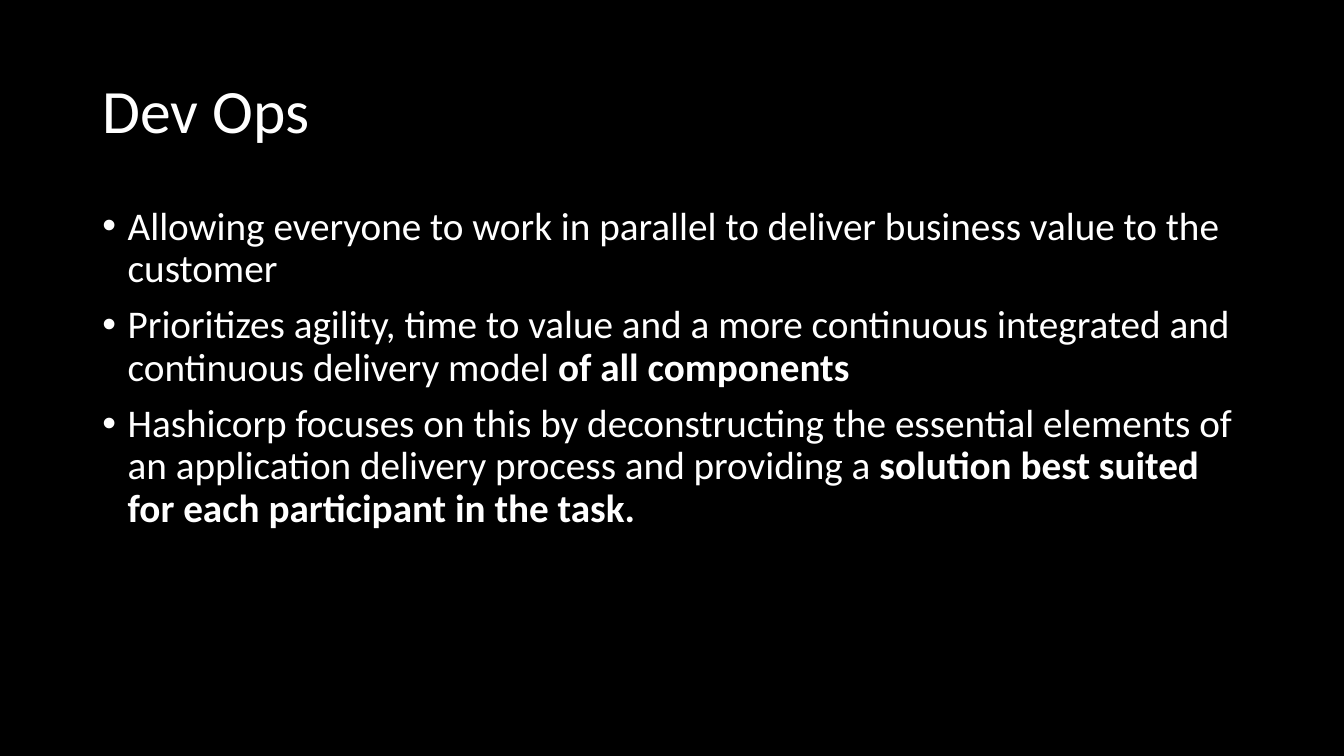
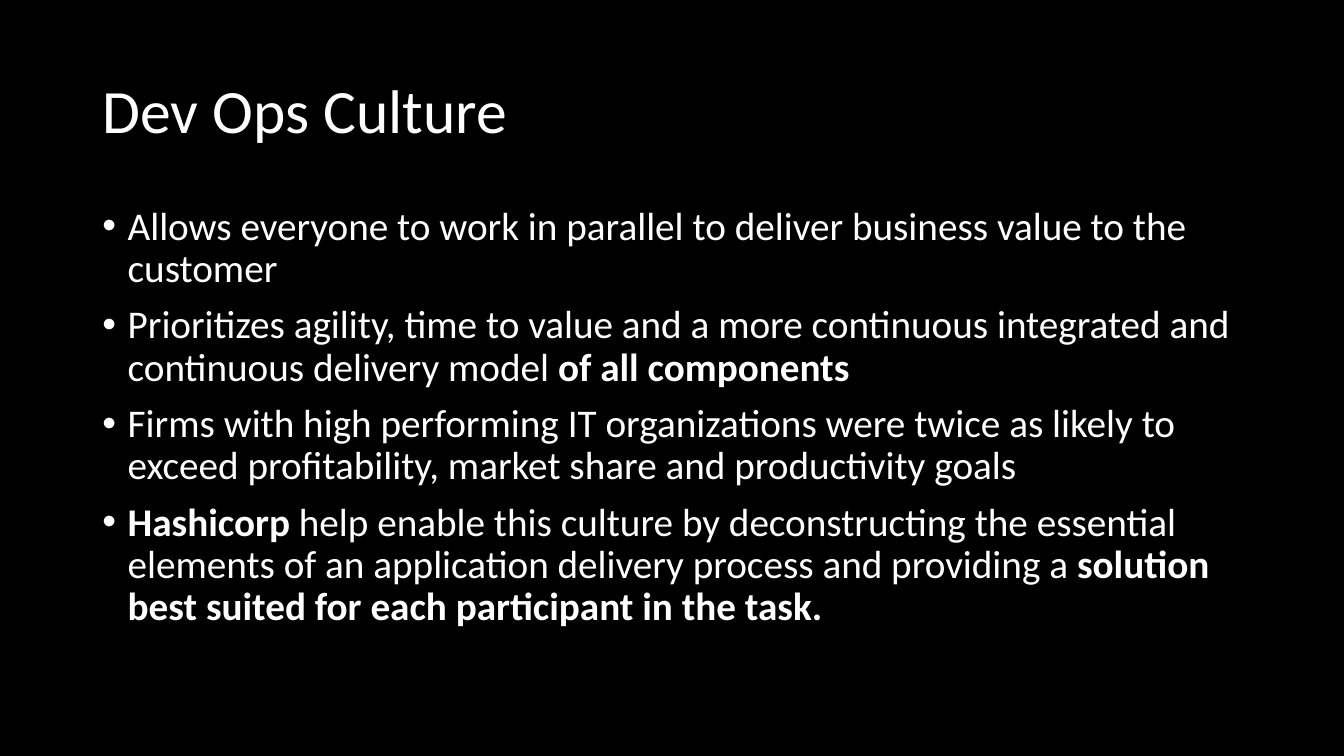
Before and after one commit to FraserPol/hashi-tech-excersise, a slide deck: slide 9 of Hashi-Demo-Preso.pptx. Drawn at 1344x756 pixels with LibreOffice and Linux fonts; fonts in the diff are those of the drawing. Boxes give left, top, right and bottom in pixels: in the first picture for what was removed or moved away, otherwise in the second. Text is boxed around its words. In the diff, an @@ line names an element or a change of style, - is before the commit and + after.

```diff
--- a/Hashi-Demo-Preso.pptx
+++ b/Hashi-Demo-Preso.pptx
@@ title at (102, 90, 507, 143): text changed @@
-Dev Ops
+Dev Ops Culture
@@ text at (128, 212, 1186, 283): text changed @@
-• Allowing everyone to work in parallel to deliver business value to the customer
+• Allows everyone to work in parallel to deliver business value to the customer
@@ text at (128, 409, 1209, 626): text changed @@
-• Hashicorp focuses on this by deconstructing the essential elements of an application delivery process and providing a solution best suited for each participant in the task.
+• Firms with high performing IT organizations were twice as likely to exceed profitability, market share and productivity goals
+• Hashicorp help enable this culture by deconstructing the essential elements of an application delivery process and providing a solution best suited for each participant in the task.
```
Also in this commit, not shown: 17 other slides changed, 6 slides added, 2 slides removed, 1 other file.
